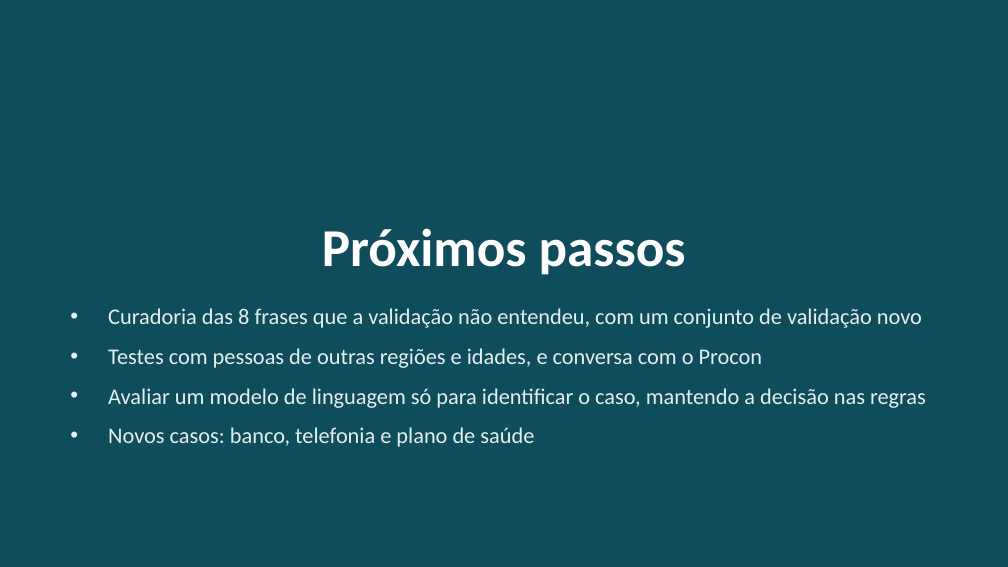
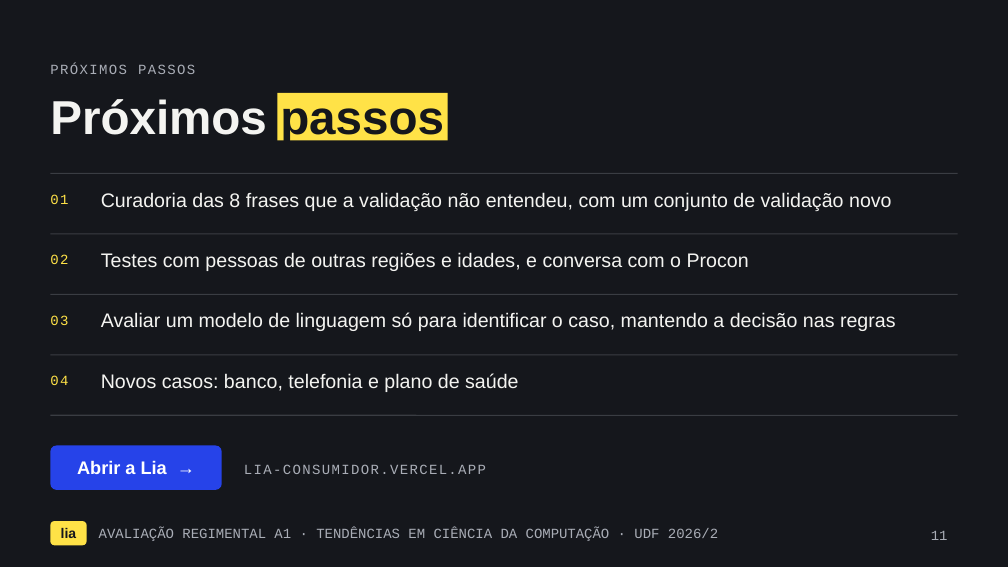
Before and after one commit to BrayanPletsch/Tendencias_CienciaComputacao_2026_2, a slide deck: slide 11 of unidade-4-aplicacoes-e-limitacoes/projeto-assistente-consumidor/slides/apresentacao.pptx. Drawn at 1008x567 pixels with LibreOffice and Linux fonts; fonts in the diff are those of the drawing. Boxes give left, top, right and bottom in pixels: in the first picture for what was removed or moved away, otherwise in the second. Text is boxed around its words. In the diff, an @@ line names an element or a change of style, - is before the commit and + after.

Commit message:
docs: refazer os slides no visual do design system

```diff
--- a/unidade-4-aplicacoes-e-limitacoes/projeto-assistente-consumidor/slides/apresentacao.pptx
+++ b/unidade-4-aplicacoes-e-limitacoes/projeto-assistente-consumidor/slides/apresentacao.pptx
@@ background #0F4C5C to #15171C @@
@@ text "PRÓXIMOS PASSOS" at bbox=[50, 63, 195, 74]: vertical alignment bottom to middle @@
@@ text at bbox=[50, 63, 195, 74]: text changed; size 38 to 10 pt; font Calibri to Courier New; text colour #FFFFFF to #A9ADB6; bold off @@
-Próximos passos
+PRÓXIMOS PASSOS
@@ title added at bbox=[50, 99, 444, 143], 34 pt, text #F4F4F1, bold @@
+Próximos passos
@@ rectangle added at bbox=[277, 93, 448, 140], fill #FFE247 @@
@@ line added from (50, 173) to (958, 173), #3A3D43 0.75 pt @@
@@ text added at bbox=[50, 194, 68, 204], 10 pt, text #FFE247 @@
+01
@@ text added at bbox=[101, 192, 892, 211], 14 pt, text #F4F4F1 @@
+Curadoria das 8 frases que a validação não entendeu, com um conjunto de validação novo
@@ line added from (50, 234) to (958, 234), #3A3D43 0.75 pt @@
@@ text added at bbox=[50, 254, 68, 264], 10 pt, text #FFE247 @@
+02
@@ text added at bbox=[101, 252, 749, 271], 14 pt, text #F4F4F1 @@
+Testes com pessoas de outras regiões e idades, e conversa com o Procon
@@ line added from (50, 294) to (958, 294), #3A3D43 0.75 pt @@
@@ text added at bbox=[50, 315, 68, 325], 10 pt, text #FFE247 @@
+03
@@ text added at bbox=[101, 312, 896, 331], 14 pt, text #F4F4F1 @@
+Avaliar um modelo de linguagem só para identificar o caso, mantendo a decisão nas regras
@@ text removed at bbox=[108, 308, 926, 447] @@
-• Curadoria das 8 frases que a validação não entendeu, com um conjunto de validação novo
-• Testes com pessoas de outras regiões e idades, e conversa com o Procon
-• Avaliar um modelo de linguagem só para identificar o caso, mantendo a decisão nas regras
-• Novos casos: banco, telefonia e plano de saúde
@@ line added from (50, 355) to (958, 355), #3A3D43 0.75 pt @@
@@ text added at bbox=[50, 375, 68, 385], 10 pt, text #FFE247 @@
+04
@@ text added at bbox=[101, 373, 518, 392], 14 pt, text #F4F4F1 @@
+Novos casos: banco, telefonia e plano de saúde
@@ line added from (50, 415) to (958, 415), #3A3D43 0.75 pt @@
@@ rounded rectangle added at bbox=[50, 446, 222, 490], fill #2643E9, 13 pt, text #FFFFFF, bold @@
+Abrir a Lia →
@@ text added at bbox=[244, 464, 486, 474], 10 pt, text #A9ADB6 @@
+LIA-CONSUMIDOR.VERCEL.APP
@@ rounded rectangle added at bbox=[50, 521, 87, 545], fill #FFE247, 10 pt, text #15171C, bold @@
+lia
@@ text added at bbox=[99, 528, 718, 541], 10 pt, text #A9ADB6 @@
+AVALIAÇÃO REGIMENTAL A1 · TENDÊNCIAS EM CIÊNCIA DA COMPUTAÇÃO · UDF 2026/2
@@ page number added at bbox=[931, 531, 948, 540], 10 pt, text #A9ADB6 @@
+11
```
Also in this commit, not shown: 10 other slides changed.
